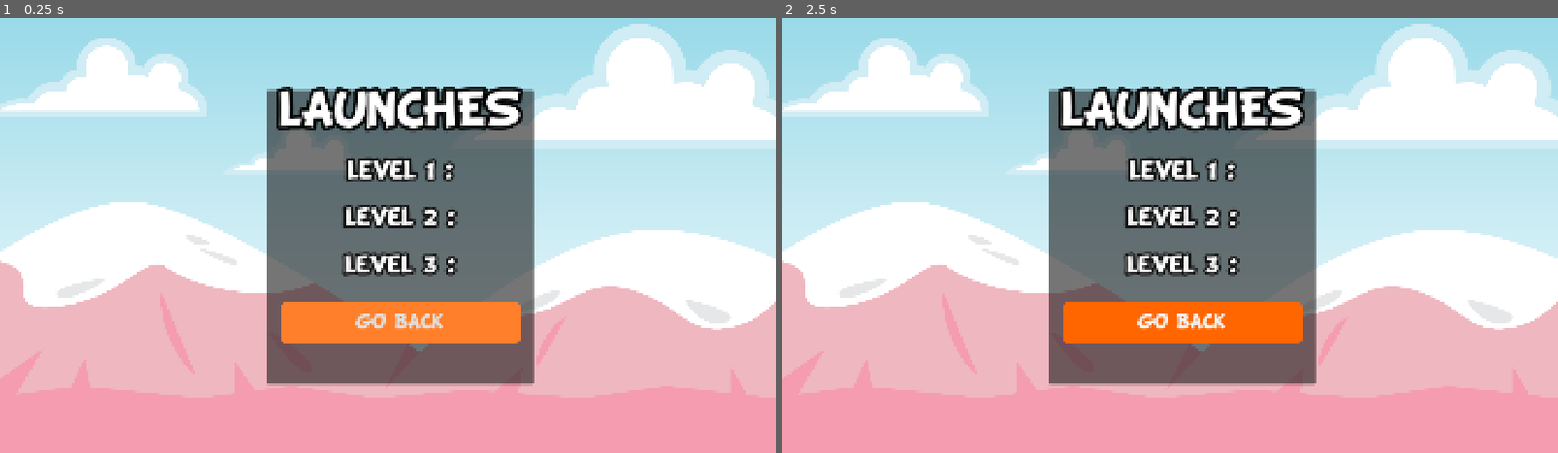
Above: before the commit, frames 1-2 (left to right).
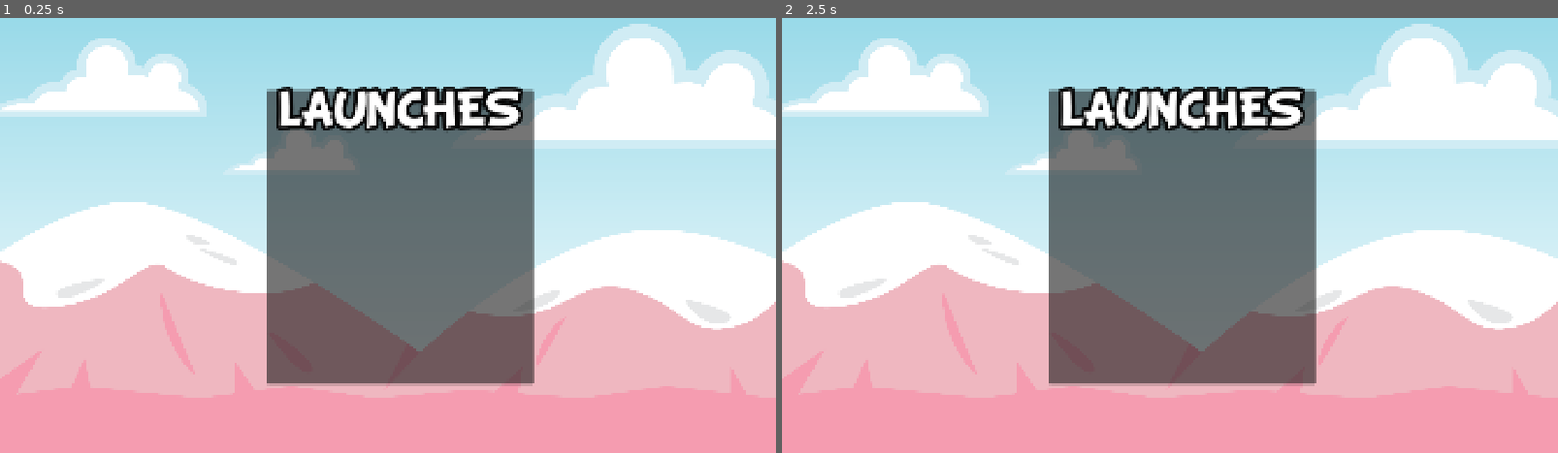
Above: after the commit, the same moments.

Repository: Sergiodevelopersk8/godotcurso2
Game: Godot game, scene res://scenes/ui/scores_screen/score_screen.tscn
The game is run twice, just before and just after one commit, with the same random seed, the same clock (stepped at 60 frames per second) and the same inputs. This scene is started directly instead of the project's main scene.
Inputs (mouse positions are in pixels of both pictures, inside the frame that each line leads up to):
- Up to frame 1 (0.25 s): no input
- Up to frame 2 (2.5 s): click (1185, 322) at 0.5 s, where only the run before the commit has a clickable "GO BACK"; move the mouse to (1340, 213) at 1.27 s; press the mouse at (1340, 213) at 1.28 s; release the mouse at (1340, 213) at 2 s; drag from (1014, 257) to (1131, 322) at 2.02 s

The runs differ from the first frame. In frame 1, 4.7% of the frame differs, in the area x 36-68%, y 32-75%; in frame 2, 4.7%.

Commit message:
paso al video 109

Diff:
--- /dev/null
+++ b/anfry-birds-clone/Scripts/score_screen.gd
@@ -0,0 +1,13 @@
+extends Control
+
+@onready var v_box_container: VBoxContainer = $panel/MarginContainer/VBoxContainer
+
+func _ready() -> void:
+
+
+	for level in GameManager.level_launches:
+		#creamos un nodo de manera dinamica por script
+		var labellevel = Label.new()
+		labellevel.text = "level " + str(level) + " : " + str(GameManager.level_launches[level])
+		labellevel.horizontal_alignment = HORIZONTAL_ALIGNMENT_CENTER
+		v_box_container.add_child(labellevel)
--- a/anfry-birds-clone/scenes/autoloads/game_manager.gd
+++ b/anfry-birds-clone/scenes/autoloads/game_manager.gd
@@ -9,12 +9,22 @@
 	1:preload("uid://c8na6cydev3ei"),
 	2:preload("uid://cs7bj7yjexqqe")
 }
+
+# pantalla de puntajes
 const SCORE_SCREEN = preload("uid://div82qfwv8mlu")
 
 
 var launches = 0
 var current_level = 0
 var enemies_left
+var level_launches = {}
+
+func add_level_launches():
+	#se crea la clave del nivel y el valor asociado es lo que
+	#se lanzo
+	level_launches[current_level] = launches
+	print(level_launches)
+
 
 
 func increase_launches():
@@ -27,6 +37,7 @@
 func decrease_enemies_left():
 	enemies_left -= 1
 	if enemies_left == 0:
+		add_level_launches()
 		SignalManager.level_completed.emit()
 
 func load_next_level():
@@ -37,4 +48,5 @@
 		get_tree().change_scene_to_packed(LEVELS[current_level])
 		launches = 0
 	else:
+		# pasa a la pantalla de cargar los puntajes
 		get_tree().change_scene_to_packed(SCORE_SCREEN)
--- a/anfry-birds-clone/scenes/ui/scores_screen/score_screen.tscn
+++ b/anfry-birds-clone/scenes/ui/scores_screen/score_screen.tscn
@@ -1,16 +1,12 @@
 [gd_scene format=3 uid="uid://div82qfwv8mlu"]
 
+[ext_resource type="Script" uid="uid://55ksqd8fjyvo" path="res://Scripts/score_screen.gd" id="1_2nqls"]
 [ext_resource type="Texture2D" uid="uid://du7sxsh668akq" path="res://assets/sprites/bg.png" id="1_vembc"]
 
 [sub_resource type="LabelSettings" id="LabelSettings_yuj8h"]
 font_size = 100
 outline_size = 35
 outline_color = Color(0.022979883, 0.022979883, 0.022979883, 1)
-
-[sub_resource type="LabelSettings" id="LabelSettings_vembc"]
-font_size = 50
-outline_size = 25
-outline_color = Color(0.07762883, 0.07762881, 0.07762881, 1)
 
 [node name="ScoreScreen" type="Control" unique_id=620144212]
 layout_mode = 3
@@ -19,6 +15,7 @@
 anchor_bottom = 1.0
 grow_horizontal = 2
 grow_vertical = 2
+script = ExtResource("1_2nqls")
 
 [node name="Background" type="TextureRect" parent="." unique_id=298840021]
 layout_mode = 1
@@ -59,25 +56,3 @@
 size_flags_vertical = 0
 text = "lAUNCHES"
 label_settings = SubResource("LabelSettings_yuj8h")
-
-[node name="LeveLabel1" type="Label" parent="panel/MarginContainer/VBoxContainer" unique_id=904160676]
-layout_mode = 2
-size_flags_horizontal = 4
-text = "level 1 :"
-label_settings = SubResource("LabelSettings_vembc")
-
-[node name="LeveLabel2" type="Label" parent="panel/MarginContainer/VBoxContainer" unique_id=36253249]
-layout_mode = 2
-size_flags_horizontal = 4
-text = "level 2 :"
-label_settings = SubResource("LabelSettings_vembc")
-
-[node name="LeveLabel3" type="Label" parent="panel/MarginContainer/VBoxContainer" unique_id=1909144150]
-layout_mode = 2
-size_flags_horizontal = 4
-text = "level 3 :"
-label_settings = SubResource("LabelSettings_vembc")
-
-[node name="Backbutton" type="Button" parent="panel/MarginContainer/VBoxContainer" unique_id=1741909984]
-layout_mode = 2
-text = "GO BACK"
Not shown, added: anfry-birds-clone/Scripts/score_screen.gd.uid
